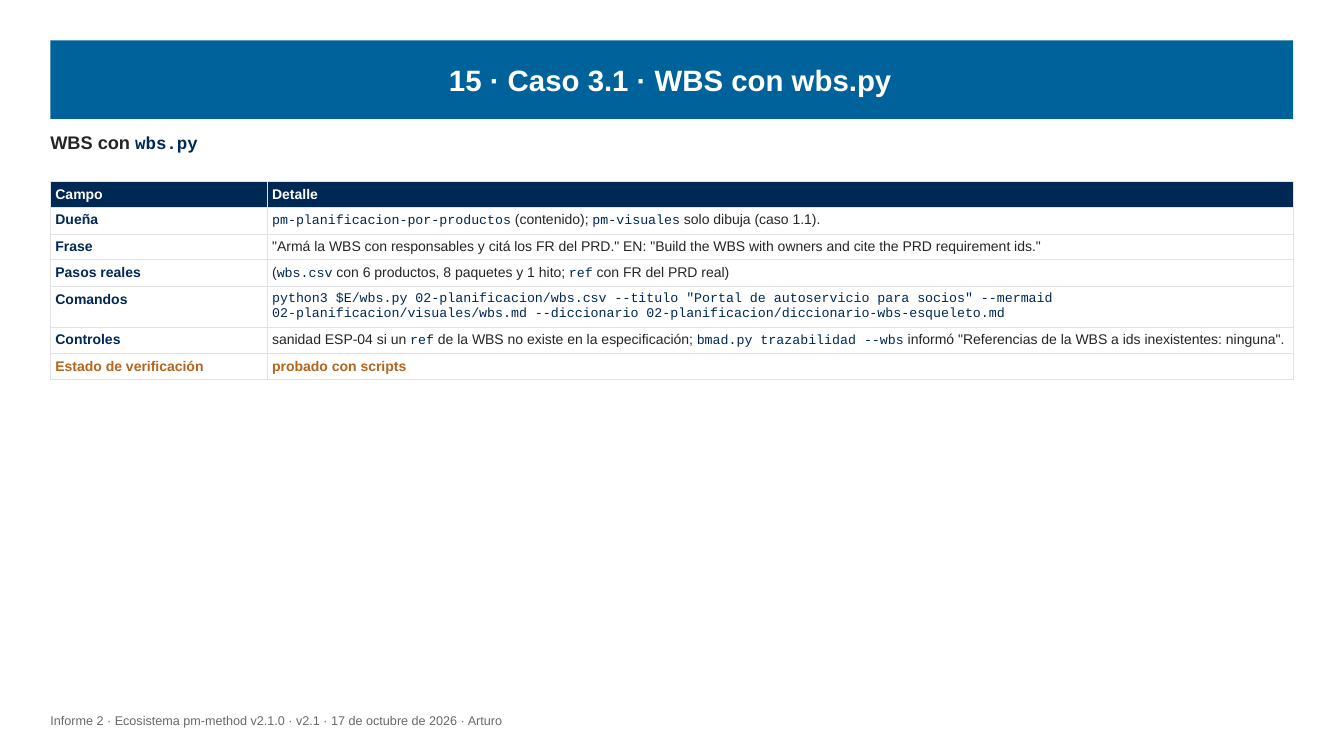
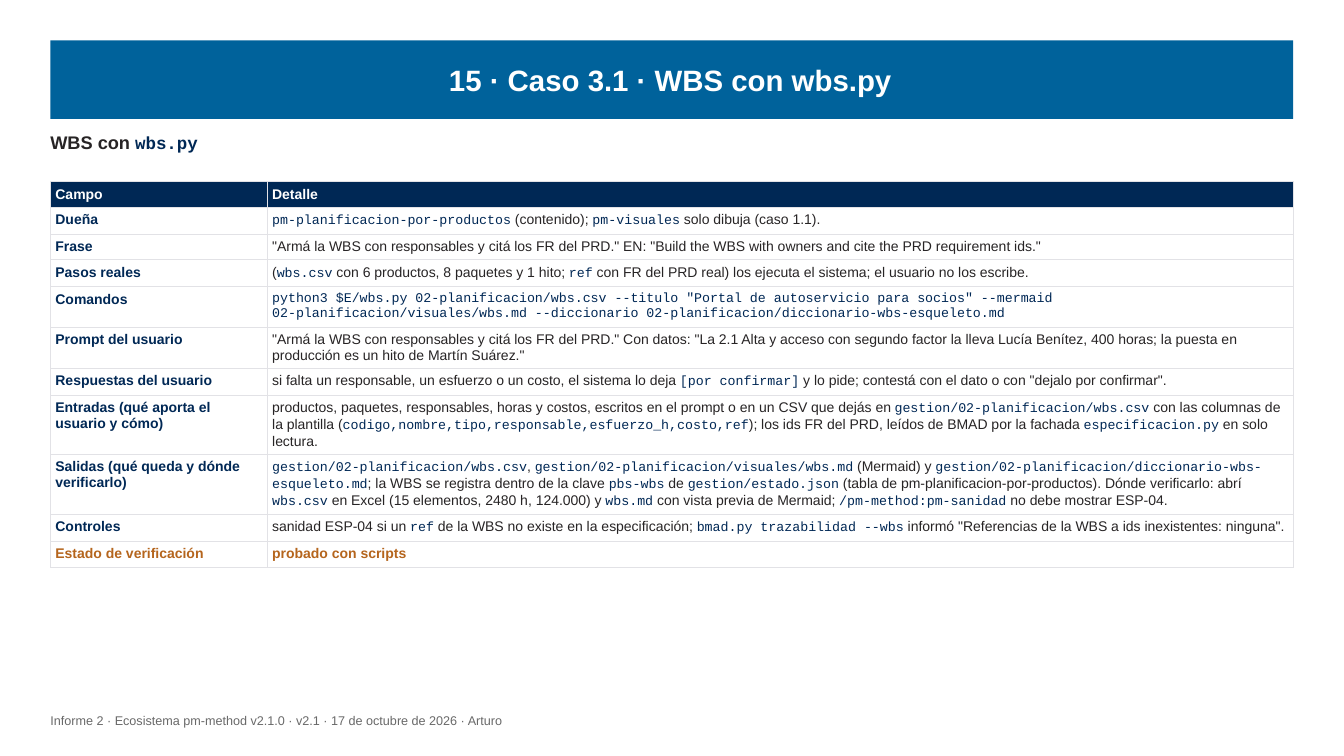
Before and after one commit to Arturo-Penas-Rial/pm-method, a slide deck: slide 125 of docs/informe/informe-2-ecosistema-pm-method-v2.1.pptx (slide 122 before the commit). Drawn at 1344x756 pixels with LibreOffice and Linux fonts; fonts in the diff are those of the drawing. Boxes give left, top, right and bottom in pixels: in the first picture for what was removed or moved away, otherwise in the second. Text is boxed around its words. In the diff, an @@ line names an element or a change of style, - is before the commit and + after.

Commit message:
pm-method 2.1.0: guías E2E para el usuario, prompts y entradas/salidas en los casos, diagramas legibles

```diff
--- a/docs/informe/informe-2-ecosistema-pm-method-v2.1.pptx
+++ b/docs/informe/informe-2-ecosistema-pm-method-v2.1.pptx
@@ table at bbox=[50, 181, 1294, 565] @@
-row 4, column 2: (wbs.csv con 6 productos, 8 paquetes y 1 hito; ref con FR del PRD real)
+row 4, column 2: (wbs.csv con 6 productos, 8 paquetes y 1 hito; ref con FR del PRD real) los ejecuta el sistema; el usuario no los escribe.
+row 6: Prompt del usuario | "Armá la WBS con responsables y citá los FR del PRD." Con datos: "La 2.1 Alta y acceso con segundo factor la lleva Lucía Benítez, 400 horas; la puesta en producción es un hito de Martín Suárez."
+row 7: Respuestas del usuario | si falta un responsable, un esfuerzo o un costo, el sistema lo deja [por confirmar] y lo pide; contestá con el dato o con "dejalo por confirmar".
+row 8: Entradas (qué aporta el usuario y cómo) | productos, paquetes, responsables, horas y costos, escritos en el prompt o en un CSV que dejás en gestion/02-planificacion/wbs.csv con las columnas de la plantilla (codigo,nombre,tipo,responsable,esfuerzo_h,costo,ref); los ids FR del PRD, leídos de BMAD por la fachada especificacion.py en solo lectura.
+row 9: Salidas (qué queda y dónde verificarlo) | gestion/02-planificacion/wbs.csv, gestion/02-planificacion/visuales/wbs.md (Mermaid) y gestion/02-planificacion/diccionario-wbs-esqueleto.md; la WBS se registra dentro de la clave pbs-wbs de gestion/estado.json (tabla de pm-planificacion-por-productos). Dónde verificarlo: abrí wbs.csv en Excel (15 elementos, 2480 h, 124.000) y wbs.md con vista previa de Mermaid; /pm-method:pm-sanidad no debe mostrar ESP-04.
```
Also in this commit, not shown: 45 other slides changed, 7 slides added, 1 slide removed, 52 other files.
